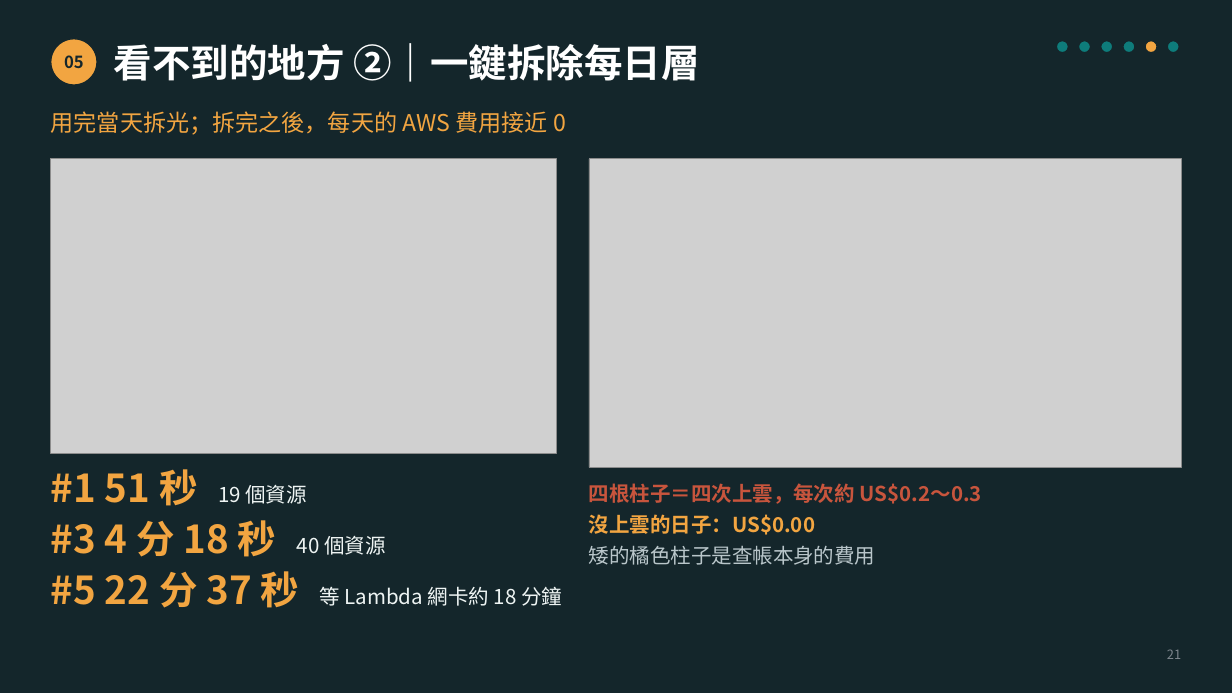
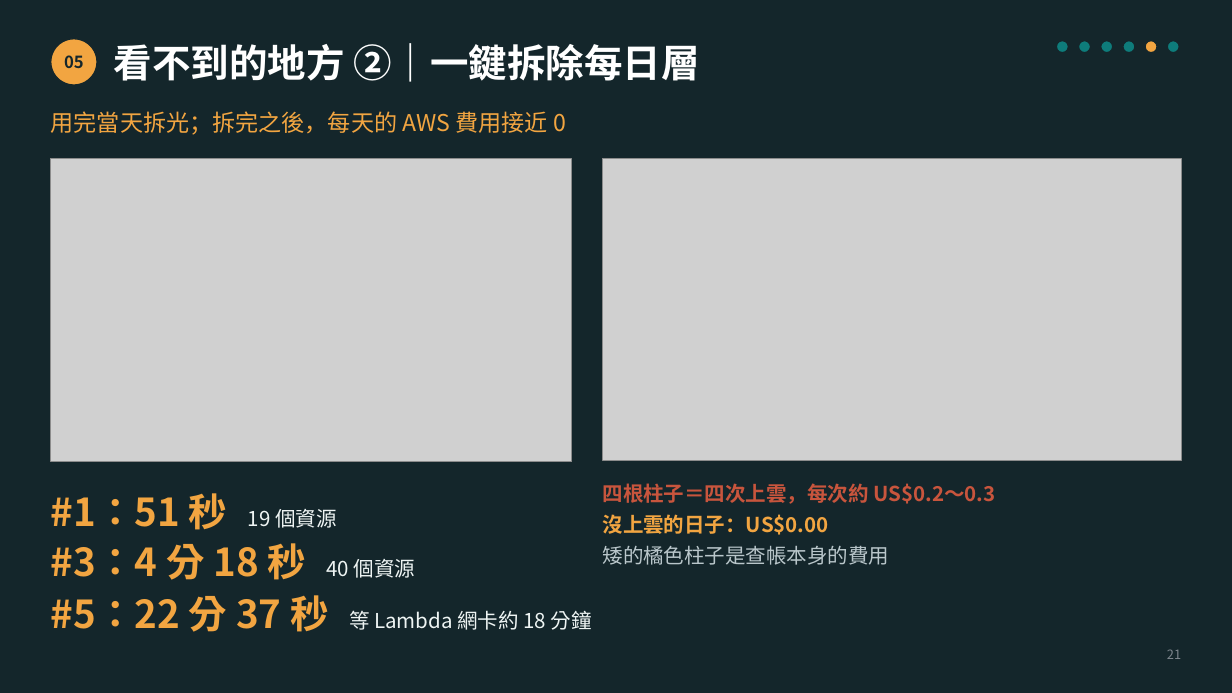
Before and after one commit to Poyu-Tu/llm-gateway, a slide deck: slide 21 of docs/slides/llm-gateway-slides-10min-v6.2.pptx. Drawn at 1232x693 pixels with LibreOffice and Linux fonts; fonts in the diff are those of the drawing; grey boxes stand for pictures. Boxes give left, top, right and bottom in pixels: in the first picture for what was removed or moved away, otherwise in the second. Text is boxed around its words. In the diff, an @@ line names an element or a change of style, - is before the commit and + after.

```diff
--- a/docs/slides/llm-gateway-slides-10min-v6.2.pptx
+++ b/docs/slides/llm-gateway-slides-10min-v6.2.pptx
@@ picture: place and size @@
-picture at [51,159,556,454]
+picture at [51,159,572,462]
@@ picture: place and size @@
-picture at [589,159,1181,468]
+picture at [603,159,1181,460]
@@ text "四根柱子＝四次上雲，每次約 US$0.2～0.3": place and size @@
-text "四根柱子＝四次上雲，每次約 US$0.2～0.3" at [589,483,982,565]
+text "四根柱子＝四次上雲，每次約 US$0.2～0.3" at [603,483,996,565]
@@ text at [51,493,336,530]: text changed @@
-#1 51 秒 19 個資源
+#1：51 秒 19 個資源
@@ text at [51,543,415,580]: text changed @@
-#3 4 分 18 秒 40 個資源
+#3：4 分 18 秒 40 個資源
@@ text at [51,595,592,632]: text changed @@
-#5 22 分 37 秒 等 Lambda 網卡約 18 分鐘
+#5：22 分 37 秒 等 Lambda 網卡約 18 分鐘
```
Also in this commit, not shown: 9 other slides changed, 1 other file.
